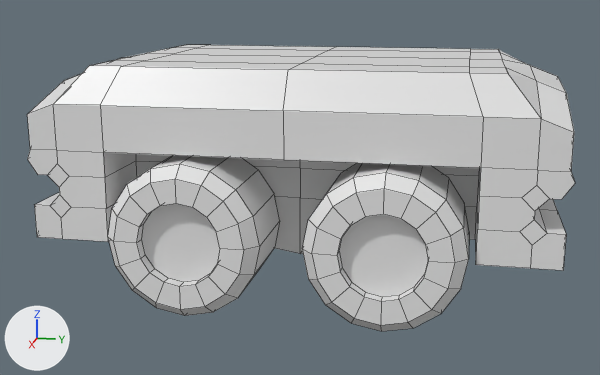
The Blender file blender/CharacterCourseChapter3/ModularVehicles.blend, before and after one commit.
Camera for both pictures: a camera (50 mm lens) standing at (5.11, 0.92, 0.99) and looking at (0.05, -0.09, -0.27). Lighting does not change. The marker at lower left points along +X, +Y and +Z. Mesh edges are drawn as thin lines. The same objects are shown in both versions, whatever each file hides.

In view in the first picture: 'Body', 'Wheel'.
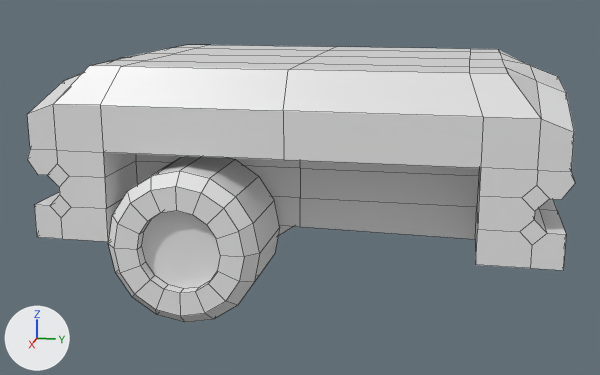
Changed parts and their boxes (x1, y1, x2, y2) in the pictures (600 x 375 px; the box of a moved part takes in the faces that stretch with it):
'Wheel', reshaped, moved, modifiers changed, turned, rescaled
    before: (108, 155, 469, 331)
    after: (108, 156, 294, 322)
part 1 of me_cube, moved or reshaped
    before: (275, 197, 477, 254)
    after: (273, 197, 477, 239)

The change, as a diff of the scene's bpy script:
```diff
--- a/blender/CharacterCourseChapter3/ModularVehicles.blend.py
+++ b/blender/CharacterCourseChapter3/ModularVehicles.blend.py
@@ me_cube @@
 me_cube.from_pydata(...)  # 97 vertices, 74 faces; spans x 0.0..0.945, y -1.464..0.0, z -0.567..0.551
 # used by ob_body; location = (0.0, 0.0, 0.0)
-me_cube.vertices[5].co = (0.495, 0.0, -0.567)  # pixel (300, 253)
-me_cube.vertices[7].co = (0.0, 0.0, -0.567)
+# me_cube part 1
+me_cube.vertices[5].co = (0.495, 0.0, -0.4)  # pixel (300, 226)
+me_cube.vertices[7].co = (0.0, 0.0, -0.4)
 me_cube.materials.append(mat_material)
@@ me_cylinder @@
 me_cylinder.from_pydata(...)  # 80 vertices, 66 faces; spans x -1.0..1.0, y -1.0..1.0, z -1.0..0.17
 # used by ob_wheel; location = (1.015, -0.543, -0.361); rotation_euler = (0.0, 1.571, 0.0), in degrees (0, 90, 0); scale = (0.428, 0.428, 0.482)
+# me_cylinder part 2: the whole mesh is multiplied about its middle by the matrix ((0.0, 0.0, 0.482), (0.0, 0.428, 0.0), (-0.428, 0.0, 0.0)), then moved by (0.82, -0.54, 0.01)
@@ ob_wheel @@
 ob_wheel = bpy.data.objects.new('Wheel', me_cylinder)
-ob_wheel.location = (1.015, -0.543, -0.361)
-ob_wheel.rotation_euler = (0.0, 1.571, 0.0)  # degrees (0, 90, 0)
-ob_wheel.scale = (0.428, 0.428, 0.482)
+ob_wheel.location = (0.0, 0.0, 0.0)
 _m = ob_wheel.modifiers.new('Mirror', 'MIRROR')
-_m.use_axis = (True, True, False)
-_m.mirror_object = ob_wheelmirrorpoint
+_m.mirror_object = ob_body
```
